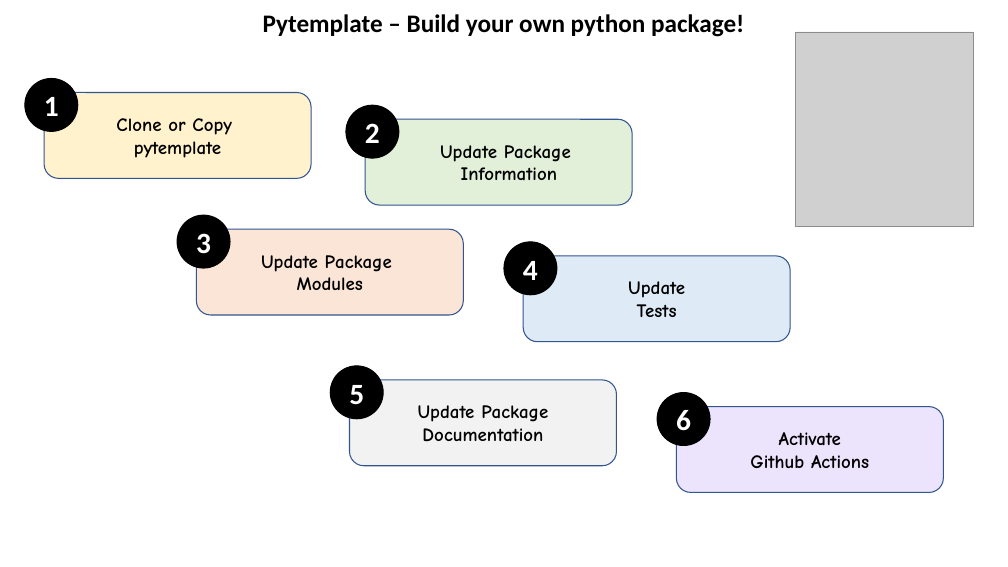
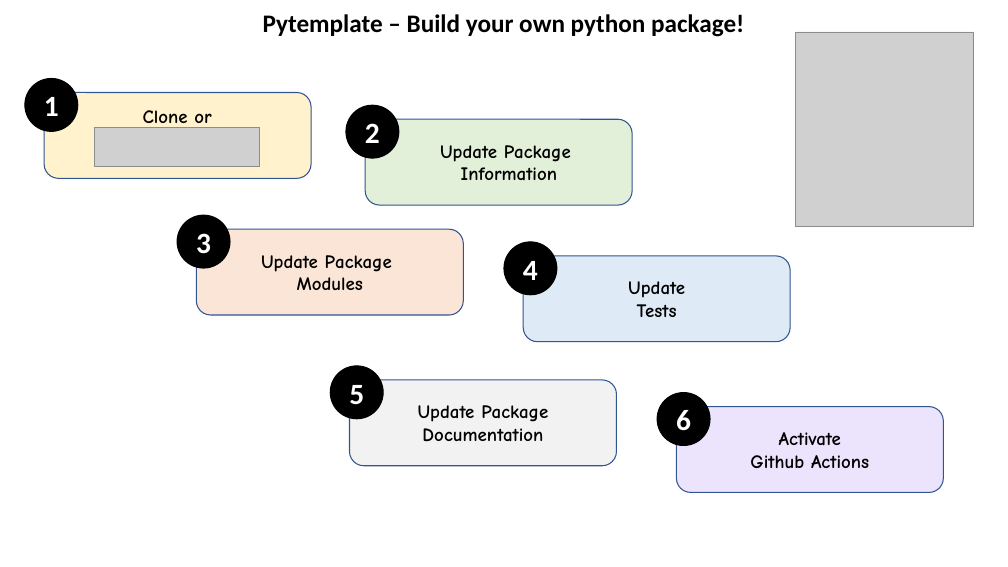
Before and after one commit to JGCRI/pytemplate, a slide deck: slide 2 of extras/figures.pptx. Drawn at 1008x567 pixels with LibreOffice and Linux fonts; fonts in the diff are those of the drawing; grey boxes stand for pictures. Boxes give left, top, right and bottom in pixels: in the first picture for what was removed or moved away, otherwise in the second. Text is boxed around its words. In the diff, an @@ line names an element or a change of style, - is before the commit and + after.

```diff
--- a/extras/figures.pptx
+++ b/extras/figures.pptx
@@ text at (143,110,211,131): text changed @@
-Clone or Copy
-pytemplate
+Clone or
@@ picture added at (95,128,259,167) @@
```
Also in this commit, not shown: 3 other files.
